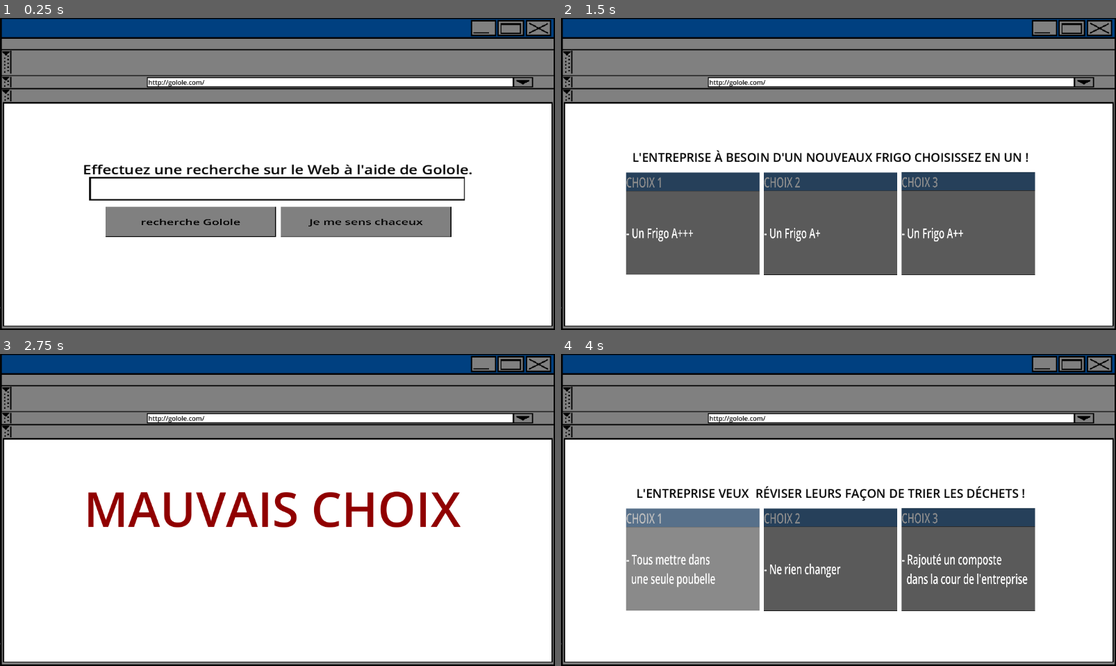
Above: before the commit, frames 1-4 (two rows, left to right).
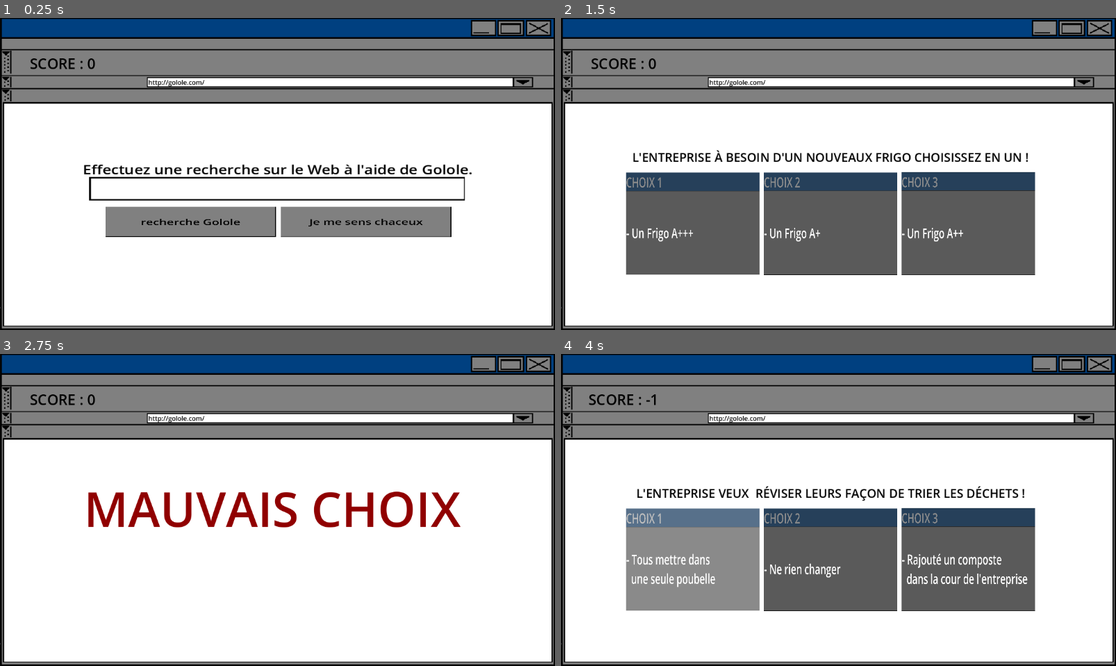
Above: after the commit, the same moments.

Repository: probakilla/SupeSoja
Game: Godot game, scene res://scenes/browser/browser_s.tscn
The game is run twice, just before and just after one commit, with the same random seed, the same clock (stepped at 60 frames per second) and the same inputs. This scene is started directly instead of the project's main scene.
Inputs (mouse positions are in pixels of both pictures, inside the frame that each line leads up to):
- Up to frame 1 (0.25 s): no input
- Up to frame 2 (1.5 s): click (838, 189) at 0.5 s; click (966, 223) at 1.25 s
- Up to frame 3 (2.75 s): click (405, 559) at 2.02 s
- Up to frame 4 (4 s): tap Enter at 2.75 s; move the mouse to (960, 494) at 2.77 s; tap Space at 3.5 s; move the mouse to (727, 525) at 3.52 s

The runs differ from the first frame. In frame 1, 0.2% of the frame differs, in the area x 5-18%, y 12-17%; in frame 2, 0.2%; in frame 3, 0.2%; in frame 4, 0.2%.

Commit message:
[ADD] score

Diff:
--- a/project.godot
+++ b/project.godot
@@ -15,6 +15,10 @@
 config/features=PackedStringArray("4.5", "GL Compatibility")
 config/icon="res://icon.svg"
 
+[autoload]
+
+BrowserGameManager="*res://scripts/browser/browser_game_manager.gd"
+
 [rendering]
 
 renderer/rendering_method="gl_compatibility"
--- a/scenes/browser/browser_s.tscn
+++ b/scenes/browser/browser_s.tscn
@@ -1,9 +1,10 @@
-[gd_scene load_steps=5 format=3 uid="uid://dka1q34xgtqt5"]
+[gd_scene load_steps=6 format=3 uid="uid://dka1q34xgtqt5"]
 
 [ext_resource type="Script" uid="uid://cgjjcfk8t5ouv" path="res://scripts/browser/browser.gd" id="1_iwrt6"]
 [ext_resource type="Texture2D" uid="uid://c4hisp57q4lhy" path="res://assets/images/Browser/browser.png" id="3_mtvo7"]
 [ext_resource type="Texture2D" uid="uid://p05sngnxr5y2" path="res://assets/images/Browser/block.png" id="3_ynpif"]
 [ext_resource type="Texture2D" uid="uid://o8jyysw784bb" path="res://assets/images/Browser/search_bar.jpeg" id="4_ynpif"]
+[ext_resource type="Script" uid="uid://d3b66boiuecuy" path="res://scripts/browser/browser_game_manager.gd" id="5_gwjmo"]
 
 [node name="BrowserS" type="Node2D"]
 position = Vector2(1190, -3)
@@ -102,13 +103,16 @@
 vertical_alignment = 1
 uppercase = true
 
+[node name="BrowserGameManager" type="Node" parent="."]
+script = ExtResource("5_gwjmo")
+
 [node name="ScoreLabel" type="Label" parent="."]
-offset_left = 2250.0
-offset_top = 6.0
-offset_right = 3402.0
-offset_bottom = 654.0
+offset_left = -1167.0
+offset_top = 69.0
+offset_right = -953.0
+offset_bottom = 126.0
 theme_override_colors/font_color = Color(0, 0, 0, 1)
-theme_override_font_sizes/font_size = 100
+theme_override_font_sizes/font_size = 30
 text = "Score : 0"
 horizontal_alignment = 1
 vertical_alignment = 1
--- a/scripts/browser/ScoreLabel.gd
+++ /dev/null
@@ -1,11 +0,0 @@
-extends Label
-
-var score = 0
-
-# Called when the node enters the scene tree for the first time.
-func _ready() -> void:
-	pass # Replace with function body.
-
-# Called every frame. 'delta' is the elapsed time since the previous frame.
-func _process(delta: float) -> void:
-	pass
--- a/scripts/browser/browser.gd
+++ b/scripts/browser/browser.gd
@@ -8,6 +8,7 @@
 var browser_choice = preload("res://scenes/browser/browser_choice.tscn")
 @onready var text_wrong = $WrongChoice
 @onready var text_good = $GoodChoice
+@onready var text_score = $ScoreLabel
 
 func _button_pressed():
 	text_wrong.position = Vector2(-1200, 0)
@@ -25,3 +26,8 @@
 func _ready() -> void:
 	browser_buton.connect("pressed", _button_pressed)
 	pass
+
+func _process(delta: float) -> void:
+	var text = "Score : %s"
+	var score = text%BrowserGameManager.score
+	text_score.text = score
--- a/scripts/browser/browser_choice.gd
+++ b/scripts/browser/browser_choice.gd
@@ -26,6 +26,7 @@
 	question.visible = false
 	await get_tree().create_timer(1.0).timeout
 	text_good.visible = false
+	BrowserGameManager.increment_score()
 	_button_pressed()
 
 func _wrongchoice_pressed() :
@@ -34,6 +35,7 @@
 	question.visible = false
 	await get_tree().create_timer(1.0).timeout
 	text_wrong.visible = false
+	BrowserGameManager.decrement_score()
 	_button_pressed()
 
 func _ready() -> void:
--- /dev/null
+++ b/scripts/browser/browser_game_manager.gd
@@ -0,0 +1,10 @@
+extends Node
+
+var score : int = 0
+
+func increment_score():
+	score += 1
+	print("%d", score)
+
+func decrement_score():
+	score -= 1
--- a/scripts/browser/food_choice.gd
+++ b/scripts/browser/food_choice.gd
@@ -8,11 +8,16 @@
 @onready var browser = $/root/BrowserS/Browser
 @onready var text_wrong = $/root/BrowserS/WrongChoice
 @onready var text_good = $/root/BrowserS/GoodChoice
+@onready var text_score = $BrowserGameManager/ScoreLabel
 var action_choice = preload("res://scenes/browser/browser_choice.tscn")
 
 func _button_pressed():
 	buttons.visible = false
 	question.visible = false
+	text_score.visible = true
+	await get_tree().create_timer(2.0).timeout
+	text_score.visible = false
+
 
 func _goodchoice_pressed() :
 	text_good.visible = true
@@ -20,6 +25,7 @@
 	question.visible = false
 	await get_tree().create_timer(1.0).timeout
 	text_good.visible = false
+	BrowserGameManager.increment_score()
 	_button_pressed()
 
 func _wrongchoice_pressed() :
@@ -28,6 +34,7 @@
 	question.visible = false
 	await get_tree().create_timer(1.0).timeout
 	text_wrong.visible = false
+	BrowserGameManager.decrement_score()
 	_button_pressed()
 
 func _ready() -> void:
--- a/scripts/browser/frigo_choice.gd
+++ b/scripts/browser/frigo_choice.gd
@@ -23,6 +23,7 @@
 	question.visible = false
 	await get_tree().create_timer(1.0).timeout
 	text_good.visible = false
+	BrowserGameManager.increment_score()
 	_button_pressed()
 
 func _wrongchoice_pressed() :
@@ -31,6 +32,7 @@
 	question.visible = false
 	await get_tree().create_timer(1.0).timeout
 	text_wrong.visible = false
+	BrowserGameManager.decrement_score()
 	_button_pressed()
 
 func _ready() -> void:
--- a/scripts/browser/score_label.gd
+++ /dev/null
@@ -1,11 +0,0 @@
-extends Node
-
-
-# Called when the node enters the scene tree for the first time.
-func _ready() -> void:
-	pass # Replace with function body.
-
-
-# Called every frame. 'delta' is the elapsed time since the previous frame.
-func _process(delta: float) -> void:
-	pass
--- a/scripts/browser/serveur_choice.gd
+++ b/scripts/browser/serveur_choice.gd
@@ -23,6 +23,7 @@
 	question.visible = false
 	await get_tree().create_timer(1.0).timeout
 	text_good.visible = false
+	BrowserGameManager.increment_score()
 	_button_pressed()
 
 func _wrongchoice_pressed() :
@@ -31,6 +32,7 @@
 	question.visible = false
 	await get_tree().create_timer(1.0).timeout
 	text_wrong.visible = false
+	BrowserGameManager.decrement_score()
 	_button_pressed()
 
 func _ready() -> void:
--- a/scripts/browser/waste_choice.gd
+++ b/scripts/browser/waste_choice.gd
@@ -23,6 +23,7 @@
 	question.visible = false
 	await get_tree().create_timer(1.0).timeout
 	text_good.visible = false
+	BrowserGameManager.increment_score()
 	_button_pressed()
 
 func _wrongchoice_pressed() :
@@ -31,6 +32,7 @@
 	question.visible = false
 	await get_tree().create_timer(1.0).timeout
 	text_wrong.visible = false
+	BrowserGameManager.decrement_score()
 	_button_pressed()
 
 func _ready() -> void:
Not shown: 1 places in scenes/QuestItem.tscn that only renumber resources
Not shown, removed: scripts/browser/ScoreLabel.gd.uid
Not shown, added: scripts/browser/browser_game_manager.gd.uid
Not shown, removed: scripts/browser/score_label.gd.uid
